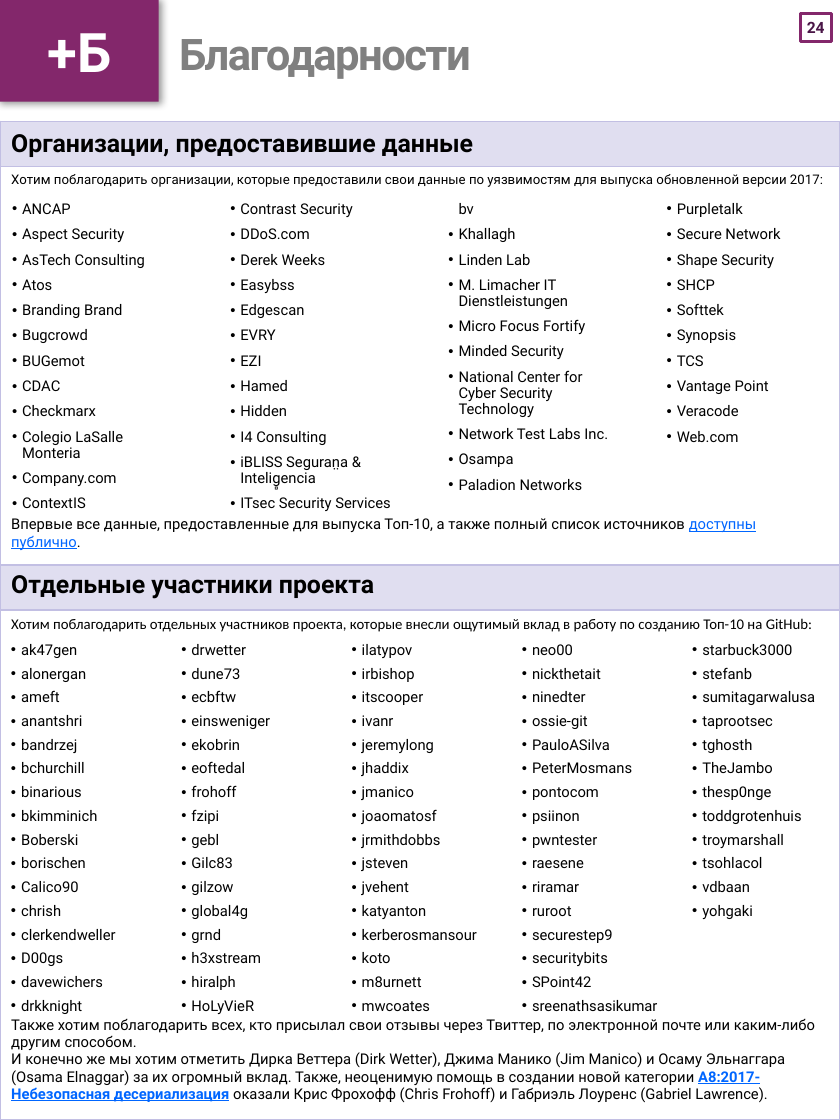
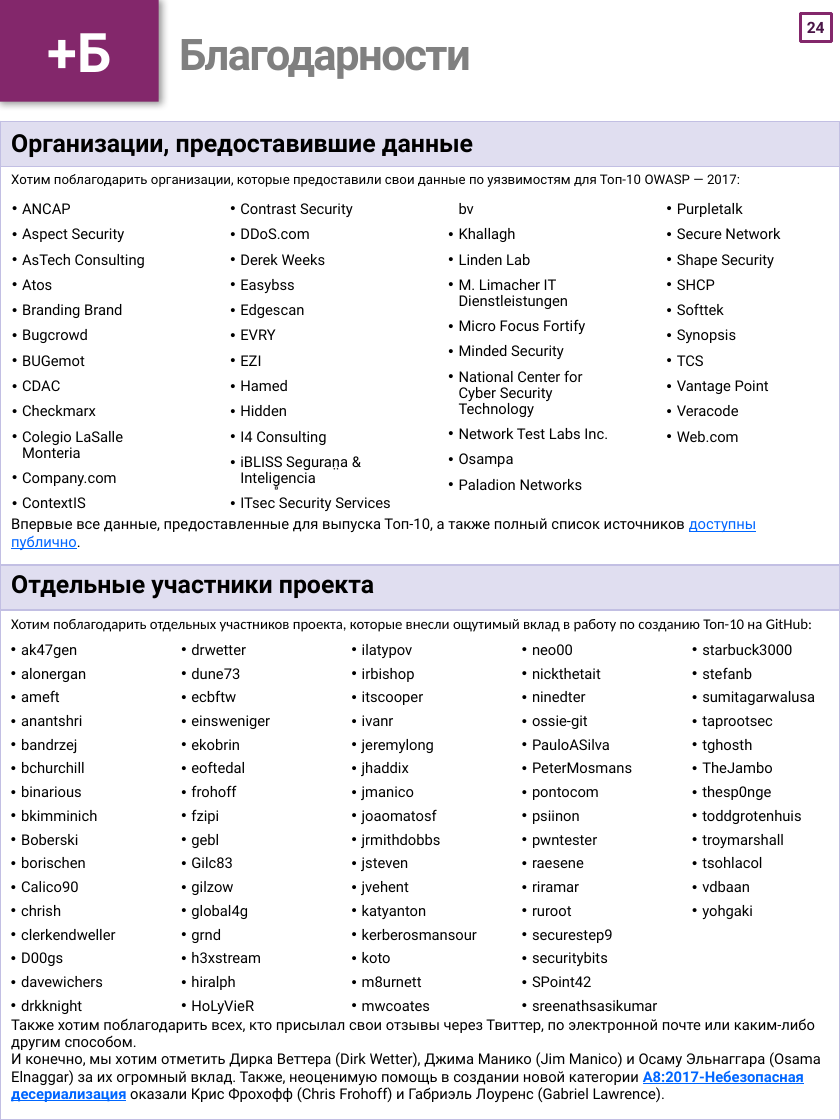
Before and after one commit to OWASP/Top10, a slide deck: slide 25 of 2017/OWASP Top 10-2017-ru.pptx. Drawn at 840x1120 pixels with LibreOffice and Linux fonts; fonts in the diff are those of the drawing. Boxes give left, top, right and bottom in pixels: in the first picture for what was removed or moved away, otherwise in the second. Text is boxed around its words. In the diff, an @@ line names an element or a change of style, - is before the commit and + after.

```diff
--- a/2017/OWASP Top 10-2017-ru.pptx
+++ b/2017/OWASP Top 10-2017-ru.pptx
@@ table at bbox=[0, 121, 840, 1120] @@
-row 2, column 1: Хотим поблагодарить организации, которые предоставили свои данные по уязвимостям для выпуска обновленной версии 2017: / Впервые все данные, предоставленные для выпуска Топ-10, а также полный список источников доступны публично.
+row 2, column 1: Хотим поблагодарить организации, которые предоставили свои данные по уязвимостям для Топ-10 OWASP — 2017: / Впервые все данные, предоставленные для выпуска Топ-10, а также полный список источников доступны публично.
-row 4, column 1: Хотим поблагодарить отдельных участников проекта, которые внесли ощутимый вклад в работу по созданию Топ-10 на GitHub: / Также хотим поблагодарить всех, кто присылал свои отзывы через Твиттер, по электронной почте или каким-либо другим способом. / И конечно же мы хотим отметить Дирка Веттера (Dirk Wetter), Джима Манико (Jim Manico) и Осаму Эльнаггара (Osama Elnaggar) за их огромный вклад. Также, неоценимую помощь в создании новой категории A8:2017-Небезопасная десериализация оказали Крис Фрохофф (Chris Frohoff) и Габриэль Лоуренс (Gabriel Lawrence).
+row 4, column 1: Хотим поблагодарить отдельных участников проекта, которые внесли ощутимый вклад в работу по созданию Топ-10 на GitHub: / Также хотим поблагодарить всех, кто присылал свои отзывы через Твиттер, по электронной почте или каким-либо другим способом. / И конечно, мы хотим отметить Дирка Веттера (Dirk Wetter), Джима Манико (Jim Manico) и Осаму Эльнаггара (Osama Elnaggar) за их огромный вклад. Также, неоценимую помощь в создании новой категории A8:2017-Небезопасная десериализация оказали Крис Фрохофф (Chris Frohoff) и Габриэль Лоуренс (Gabriel Lawrence).
```
Also in this commit, not shown: 24 other slides changed, 25 other files.
